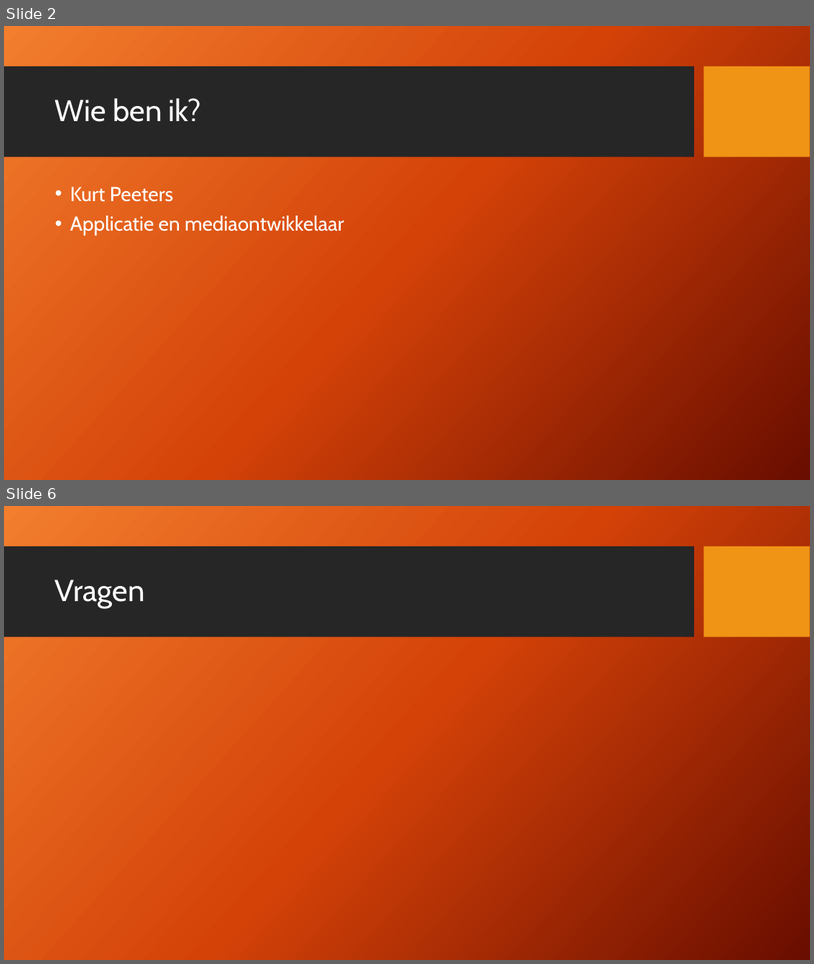
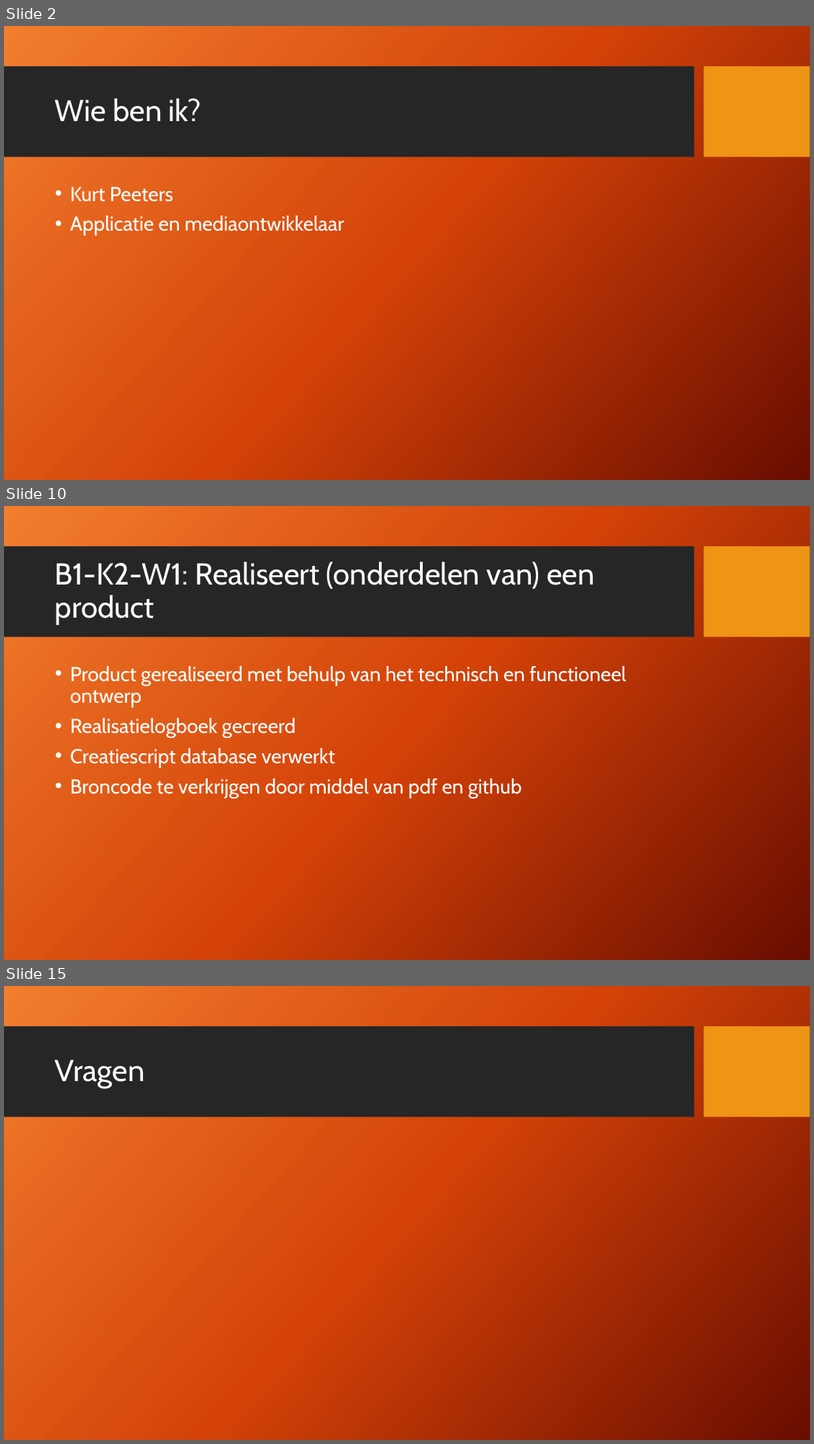
Before and after one commit to Kurtsuside1/Plotter-Data, a slide deck: PVB opdracht.pptx. Shown one above the other, each under a label of ours: slides 2 and 6 before the commit, slides 2, 10 and 15 after it; the slides between them are not shown. The pictures are 814x964 and 814x1444 pixels, drawn with LibreOffice and Linux fonts; fonts in the diff are those of the drawing; background and template pictures are left out. Boxes give left, top, right and bottom in pixels: in the first picture for what was removed or moved away, otherwise in the second. Text is boxed around its words. In the diff, an @@ line names an element or a change of style, - is before the commit and + after.

```diff
--- a/PVB opdracht.pptx
+++ b/PVB opdracht.pptx
@@ slide 10 added at (x1=4, y1=506, x2=810, y2=960), background picture (left out); not listed: 2 template elements that a slide beside it also shows @@
@@ title added at (x1=55, y1=561, x2=594, y2=625), 36 pt, text #FFFFFF @@
+B1-K2-W1: Realiseert (onderdelen van) een product
@@ text added at (x1=70, y1=666, x2=626, y2=798), 24 pt, text #FFFFFF @@
+• Product gerealiseerd met behulp van het technisch en functioneel ontwerp
+• Realisatielogboek gecreerd
+• Creatiescript database verwerkt
+• Broncode te verkrijgen door middel van pdf en github
@@ what was slide 6 is now slide 15 @@
```
Also in this commit, not shown: 3 slides changed, 8 other slides added, 2 other files.
